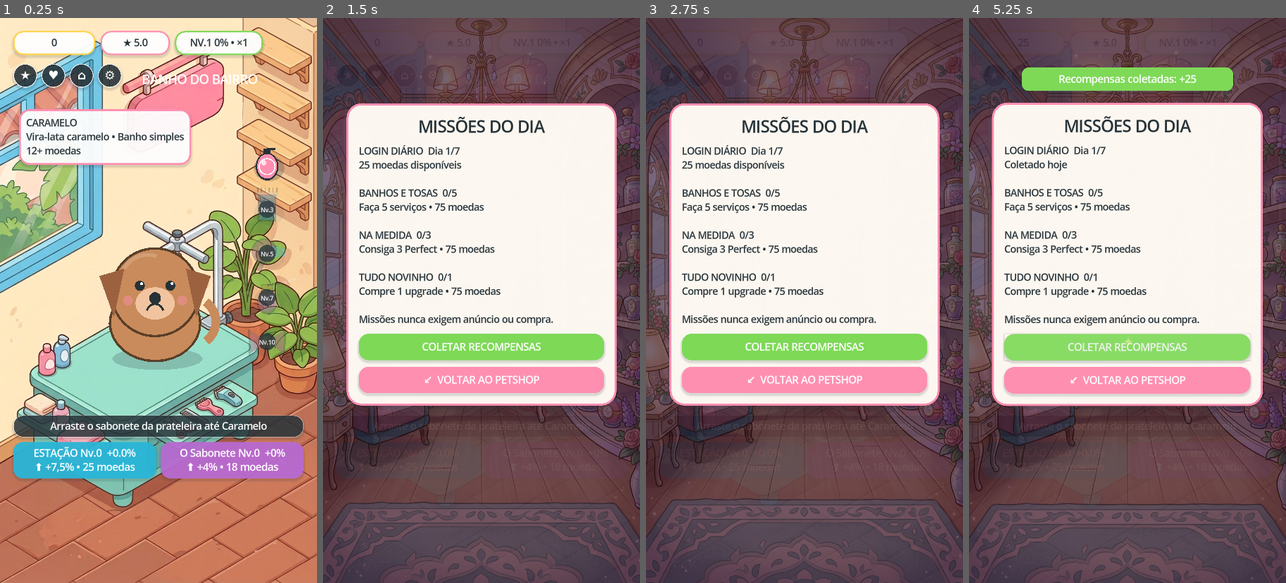
Above: before the commit, frames 1-4 (left to right).
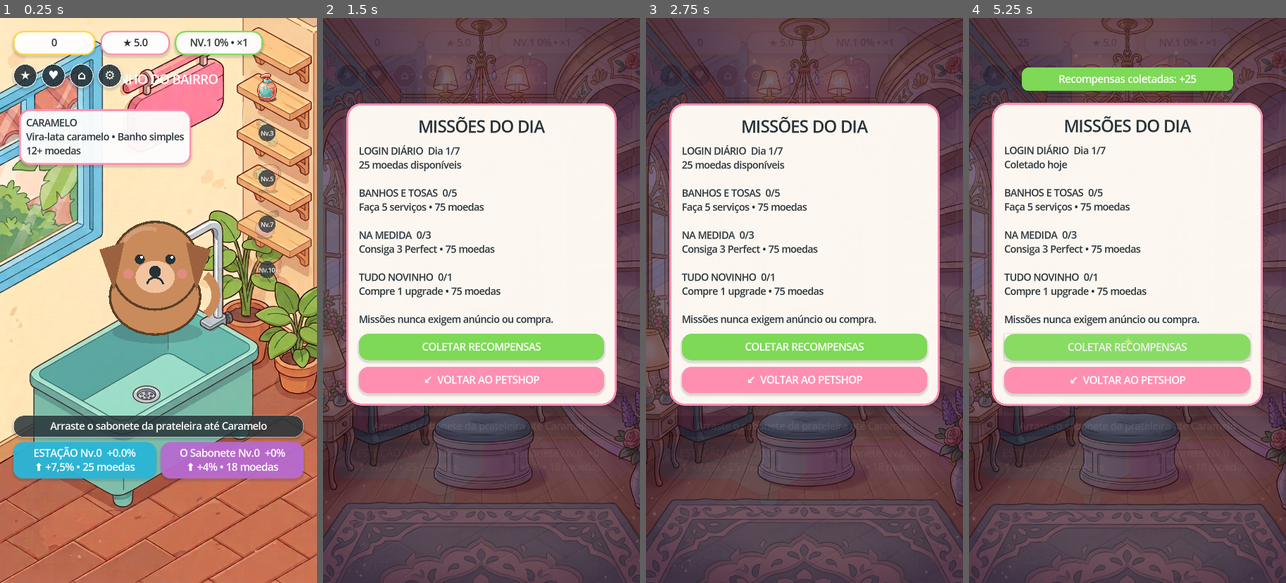
Above: after the commit, the same moments.

Repository: berger33/game_idlepet
Game: Godot game, scene res://scenes/main/Main.tscn
The game is run twice, just before and just after one commit, with the same random seed, the same clock (stepped at 60 frames per second) and the same inputs.
Inputs:
- Up to frame 1 (0.25 s): no input
- Up to frame 2 (1.5 s): click "★" at 0.5 s; click "♥" at 1.25 s
- Up to frame 3 (2.75 s): click "⌂" at 2 s
- Up to frame 4 (5.25 s): click "⚙" at 2.75 s; click "ESTAÇÃO Nv.0 +0.0% ⬆ +7,5% • …" at 3.5 s; click "O Sabonete Nv.0 +0% ⬆ +4% • 1…" at 4.25 s; click "COLETAR RECOMPENSAS" at 5 s

The runs differ from the first frame. In frame 1, 15% of the frame differs, in the area x 0-100%, y 0-100%; in frame 2, 2.9%; in frame 3, 2.8%; in frame 4, 2.9%.

Commit message:
feat: align service rooms and replace procedural tool art
Co-authored-by: arena-agent <297053741+arena-agent@users.noreply.github.com>

Diff:
--- a/core/gameplay/PetShopCanvas.gd
+++ b/core/gameplay/PetShopCanvas.gd
@@ -7,16 +7,32 @@
 const DRY_BACKGROUND: Texture2D = preload("res://art/backgrounds/petshop_secagem.png")
 const PERFUME_BACKGROUND: Texture2D = preload("res://art/backgrounds/petshop_perfume.png")
 const STYLE_BACKGROUND: Texture2D = preload("res://art/backgrounds/petshop_estilo.png")
+const TOOL_TEXTURES: Dictionary = {
+	&"soap": preload("res://art/props/tool_soap.png"),
+	&"clipper": preload("res://art/props/tool_clipper.png"),
+	&"dryer": preload("res://art/props/tool_dryer.png"),
+	&"perfume": preload("res://art/props/tool_perfume.png"),
+	&"bow": preload("res://art/props/tool_bow.png"),
+}
 const TOOL_LEVELS: Dictionary = {&"soap": 1, &"clipper": 3, &"dryer": 5, &"perfume": 7, &"bow": 10}
-const TOOL_POSITIONS: Dictionary = {
-	&"soap": Vector2(910, 500),
-	&"clipper": Vector2(910, 650),
-	&"dryer": Vector2(910, 800),
-	&"perfume": Vector2(910, 950),
-	&"bow": Vector2(910, 1100),
+const SERVICE_PET_POSITIONS: Dictionary = {
+	# Centro calibrado para que a sombra em y+226 encontre a superfície de cada estação.
+	&"bath": Vector2(540, 840),
+	&"groom": Vector2(540, 810),
+	&"dry": Vector2(540, 820),
+	&"perfume": Vector2(540, 1060),
+	&"style": Vector2(540, 1065),
 }
-
-var pet_position: Vector2 = Vector2(540, 930)
+const TOOL_ORDER: Array[StringName] = [&"soap", &"clipper", &"dryer", &"perfume", &"bow"]
+const SERVICE_TOOL_Y: Dictionary = {
+	&"bath": [235.0, 390.0, 545.0, 700.0, 855.0],
+	&"groom": [235.0, 390.0, 545.0, 700.0, 855.0],
+	&"dry": [330.0, 500.0, 670.0, 840.0, 1010.0],
+	&"perfume": [310.0, 500.0, 690.0, 880.0, 1070.0],
+	&"style": [290.0, 470.0, 650.0, 830.0, 1010.0],
+}
+
+var pet_position: Vector2 = Vector2(540, 840)
 var pet_happy: bool = false
 var pet_wet: bool = false
 var progress: float = 0.0
@@ -72,6 +88,13 @@
 	queue_redraw()
 
 
+func set_service_layout(next_service: StringName) -> void:
+	service_mode = next_service
+	var next_position: Vector2 = SERVICE_PET_POSITIONS.get(next_service, Vector2(540, 840))
+	pet_position = next_position
+	queue_redraw()
+
+
 func spawn_bubble(at: Vector2) -> void:
 	tool_position = at
 	tool_visible = true
@@ -145,11 +168,19 @@
 	reaction_time = 0.22
 
 
+func _tool_position(tool: StringName) -> Vector2:
+	var index: int = TOOL_ORDER.find(tool)
+	var shelf_levels: Array = SERVICE_TOOL_Y.get(service_mode, SERVICE_TOOL_Y[&"bath"])
+	if index < 0 or index >= shelf_levels.size():
+		return Vector2(910, 545)
+	return Vector2(910, float(shelf_levels[index]))
+
+
 func tool_at(point: Vector2) -> StringName:
-	for tool: StringName in TOOL_POSITIONS:
+	for tool: StringName in TOOL_ORDER:
 		if (
 			player_level >= int(TOOL_LEVELS[tool])
-			and point.distance_to(TOOL_POSITIONS[tool]) < 72.0
+			and point.distance_to(_tool_position(tool)) < 72.0
 		):
 			return tool
 	return &""
@@ -223,10 +254,10 @@
 	)
 	draw_string(
 		ThemeDB.fallback_font,
-		Vector2(430, 225),
+		Vector2(330, 225),
 		room_title,
 		HORIZONTAL_ALIGNMENT_CENTER,
-		500,
+		430,
 		42,
 		Color.WHITE
 	)
@@ -306,7 +337,7 @@
 			Color("ff6f91", clampf(float(heart["life"]), 0.0, 1.0))
 		)
 	if tool_visible:
-		_draw_tool(active_tool, tool_position, 1.0)
+		_draw_tool(active_tool, tool_position, 1.0, true)
 		var ring_color: Color = Color("7ed957") if progress >= 0.72 else Color("ffffff")
 		draw_arc(tool_position, 66.0, -PI / 2.0, -PI / 2.0 + TAU * progress, 40, ring_color, 11.0)
 		draw_arc(tool_position, 66.0, 0.0, TAU, 40, Color("263238", 0.22), 4.0)
@@ -496,17 +527,18 @@
 
 func _draw_tool_shelf() -> void:
 	# As prateleiras pertencem à arte raster; aqui são desenhados somente utensílios interativos.
-	for tool: StringName in TOOL_POSITIONS:
+	for tool: StringName in TOOL_ORDER:
 		var unlocked: bool = player_level >= int(TOOL_LEVELS[tool])
 		var shelf_alpha: float = (
 			0.12 if tool_visible and tool == active_tool else (1.0 if unlocked else 0.28)
 		)
-		_draw_tool(tool, TOOL_POSITIONS[tool], shelf_alpha)
+		var shelf_position: Vector2 = _tool_position(tool)
+		_draw_tool(tool, shelf_position, shelf_alpha)
 		if not unlocked:
-			draw_circle(TOOL_POSITIONS[tool], 29, Color("263238", 0.76))
+			draw_circle(shelf_position, 29, Color("263238", 0.76))
 			draw_string(
 				ThemeDB.fallback_font,
-				TOOL_POSITIONS[tool] + Vector2(-28, 10),
+				shelf_position + Vector2(-28, 10),
 				"Nv.%d" % int(TOOL_LEVELS[tool]),
 				HORIZONTAL_ALIGNMENT_CENTER,
 				56,
@@ -515,69 +547,27 @@
 			)
 
 
-func _draw_tool(tool: StringName, at: Vector2, alpha: float) -> void:
-	var pink: Color = Color("ff8fb1", alpha)
-	var blue: Color = Color("4fc3f7", alpha)
-	var dark: Color = Color("263238", alpha)
-	var white: Color = Color("f8ffff", alpha)
-	var shadow: Color = Color("263238", alpha * 0.24)
-	_draw_pet_ellipse(at + Vector2(7, 11), Vector2(52, 44), shadow)
-	if tool == &"soap":
-		_draw_pet_ellipse(at + Vector2(0, 5), Vector2(39, 47), dark)
-		_draw_pet_ellipse(at + Vector2(0, 4), Vector2(34, 42), pink)
-		draw_rect(Rect2(at + Vector2(-12, -55), Vector2(24, 18)), dark, true)
-		draw_line(at + Vector2(0, -55), at + Vector2(29, -55), dark, 8)
-		draw_circle(at + Vector2(-11, -8), 9, Color("ffffff", alpha * 0.7))
-		draw_arc(at + Vector2(0, 5), 27, 0, TAU, 24, white, 4)
-	elif tool == &"clipper":
-		draw_rect(Rect2(at + Vector2(-31, -49), Vector2(62, 90)), dark, true)
-		draw_rect(Rect2(at + Vector2(-27, -45), Vector2(54, 82)), blue, true)
-		draw_rect(Rect2(at + Vector2(-38, -58), Vector2(76, 18)), Color("b0bec5", alpha), true)
-		for tooth: int in 6:
-			draw_line(
-				at + Vector2(-32 + tooth * 13, -58), at + Vector2(-32 + tooth * 13, -73), dark, 4
-			)
-	elif tool == &"dryer":
-		draw_circle(at + Vector2(-10, -8), 43, dark)
-		draw_circle(at + Vector2(-10, -8), 38, pink)
-		draw_circle(at + Vector2(-18, -16), 11, Color("ffffff", alpha * 0.55))
-		draw_colored_polygon(
-			PackedVector2Array(
-				[
-					at + Vector2(14, -27),
-					at + Vector2(65, -16),
-					at + Vector2(65, 10),
-					at + Vector2(14, 14)
-				]
-			),
-			blue
-		)
-		draw_line(at + Vector2(-12, 20), at + Vector2(-30, 59), dark, 19)
-	elif tool == &"perfume":
-		_draw_pet_ellipse(at + Vector2(0, 17), Vector2(35, 40), dark)
-		_draw_pet_ellipse(at + Vector2(0, 16), Vector2(30, 35), Color("ce93d8", alpha))
-		draw_circle(at + Vector2(-10, 5), 8, Color("ffffff", alpha * 0.6))
-		draw_rect(Rect2(at + Vector2(-20, -46), Vector2(40, 33)), dark, true)
-		draw_rect(Rect2(at + Vector2(-16, -42), Vector2(32, 25)), Color("ffd54f", alpha), true)
-		draw_line(at + Vector2(0, -42), at + Vector2(45, -50), dark, 8)
-		for spray: int in 3:
-			draw_circle(at + Vector2(62 + spray * 15, -52 - spray * 5), 5, Color("e1f5fe", alpha))
-	else:
-		draw_colored_polygon(
-			PackedVector2Array([at, at + Vector2(-65, -44), at + Vector2(-62, 44)]), dark
-		)
-		draw_colored_polygon(
-			PackedVector2Array([at, at + Vector2(65, -44), at + Vector2(62, 44)]), dark
-		)
-		draw_colored_polygon(
-			PackedVector2Array([at, at + Vector2(-58, -38), at + Vector2(-55, 38)]), pink
-		)
-		draw_colored_polygon(
-			PackedVector2Array([at, at + Vector2(58, -38), at + Vector2(55, 38)]), pink
-		)
-		draw_circle(at, 25, dark)
-		draw_circle(at, 20, Color("ffd54f", alpha))
-		draw_circle(at + Vector2(-7, -7), 6, Color("ffffff", alpha * 0.65))
+func _draw_tool(tool: StringName, at: Vector2, alpha: float, is_dragged: bool = false) -> void:
+	if not TOOL_TEXTURES.has(tool):
+		return
+	var texture: Texture2D = TOOL_TEXTURES[tool]
+	var bob: float = (
+		sin(shake_phase * 2.4 + float(String(tool).hash() % 7)) * (4.0 if is_dragged else 2.0)
+	)
+	var rotation: float = sin(shake_phase * 4.8) * 0.055 if is_dragged else 0.0
+	var active_pulse: float = 1.0 + sin(shake_phase * 6.0) * 0.025 if is_dragged else 1.0
+	var draw_size: float = (138.0 if is_dragged else 116.0) * active_pulse
+	var item_modulate: Color = Color(1.0, 1.0, 1.0, alpha)
+	draw_set_transform(at + Vector2(0, bob), rotation)
+	draw_texture_rect(
+		texture,
+		Rect2(-draw_size * 0.5, -draw_size * 0.5, draw_size, draw_size),
+		false,
+		item_modulate
+	)
+	if is_dragged:
+		draw_arc(Vector2.ZERO, draw_size * 0.48, -2.7, -0.45, 20, Color("ffffff", 0.38), 4.0)
+	draw_set_transform(Vector2.ZERO, 0.0, Vector2.ONE)
 
 
 func _draw_heart(center: Vector2, radius: float, color: Color) -> void:
--- /dev/null
+++ b/data/service_layouts.json
@@ -0,0 +1,98 @@
+{
+  "schema_version": 1,
+  "canvas_size": [
+    1080,
+    1920
+  ],
+  "background_size": [
+    768,
+    1376
+  ],
+  "stages": [
+    {
+      "service": "bath",
+      "unlock_level": 1,
+      "background": "petshop_quintal.png",
+      "workstation": "deep_bathtub",
+      "pet_position": [
+        540,
+        840
+      ],
+      "shelf_y": [
+        235,
+        390,
+        545,
+        700,
+        855
+      ]
+    },
+    {
+      "service": "groom",
+      "unlock_level": 3,
+      "background": "petshop_tosa.png",
+      "workstation": "grooming_table",
+      "pet_position": [
+        540,
+        810
+      ],
+      "shelf_y": [
+        235,
+        390,
+        545,
+        700,
+        855
+      ]
+    },
+    {
+      "service": "dry",
+      "unlock_level": 5,
+      "background": "petshop_secagem.png",
+      "workstation": "padded_drying_table",
+      "pet_position": [
+        540,
+        820
+      ],
+      "shelf_y": [
+        330,
+        500,
+        670,
+        840,
+        1010
+      ]
+    },
+    {
+      "service": "perfume",
+      "unlock_level": 7,
+      "background": "petshop_perfume.png",
+      "workstation": "spa_pedestal",
+      "pet_position": [
+        540,
+        1060
+      ],
+      "shelf_y": [
+        310,
+        500,
+        690,
+        880,
+        1070
+      ]
+    },
+    {
+      "service": "style",
+      "unlock_level": 10,
+      "background": "petshop_estilo.png",
+      "workstation": "styling_ottoman",
+      "pet_position": [
+        540,
+        1065
+      ],
+      "shelf_y": [
+        290,
+        470,
+        650,
+        830,
+        1010
+      ]
+    }
+  ]
+}
--- a/scenes/main/Main.gd
+++ b/scenes/main/Main.gd
@@ -217,7 +217,7 @@
 func _start_bath() -> void:
 	bath.start_service()
 	world.pet_wet = current_service == &"bath"
-	world.service_mode = current_service
+	world.set_service_layout(current_service)
 	instruction_label.text = (
 		"%s sobre o pet • o aro completa sozinho"
 		% String(SERVICE_LABELS[current_service]).capitalize()
@@ -344,7 +344,7 @@
 	var available_services: Array[StringName] = _available_services()
 	current_service = available_services[GameState.services_completed % available_services.size()]
 	_configure_current_service()
-	world.service_mode = current_service
+	world.set_service_layout(current_service)
 	order_card.hide()
 	instruction_label.text = "Novo cliente chegando..."
 	primary_button.hide()
@@ -404,7 +404,7 @@
 	)
 	bath.configure(duration, 0.86, 1.0, required_distance)
 	if is_instance_valid(world):
-		world.service_mode = current_service
+		world.set_service_layout(current_service)
 		world.player_level = GameState.player_level
 
 
Binary file changed: art/backgrounds/petshop_estilo.png
Binary file changed: art/backgrounds/petshop_perfume.png
Binary file changed: art/backgrounds/petshop_quintal.png
Binary file changed: art/backgrounds/petshop_secagem.png
Binary file changed: art/backgrounds/petshop_tosa.png
Binary file added: art/props/tool_bow.png
Binary file added: art/props/tool_clipper.png
Binary file added: art/props/tool_dryer.png
Binary file added: art/props/tool_perfume.png
Binary file added: art/props/tool_soap.png
Not shown, changed: art/ASSET_MANIFEST.md
Not shown, added: docs/SCENE_PLACEMENT_AND_TOOL_ART_AUDIT.md
(and 2 more such lines)
